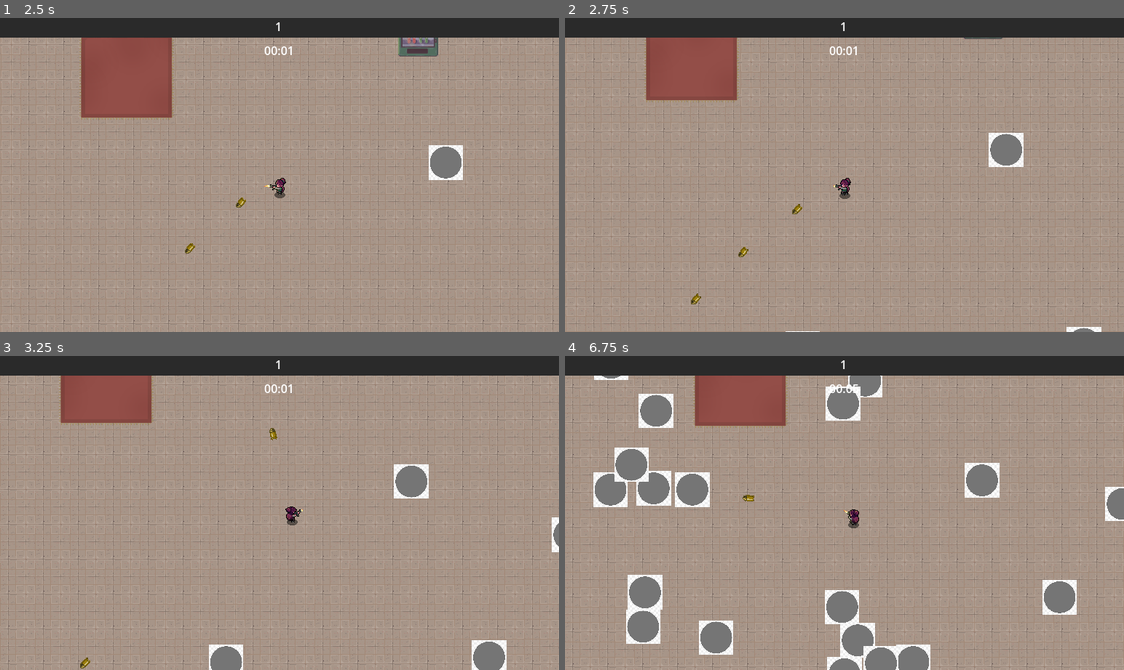
Above: before the commit, frames 1-4 (two rows, left to right).
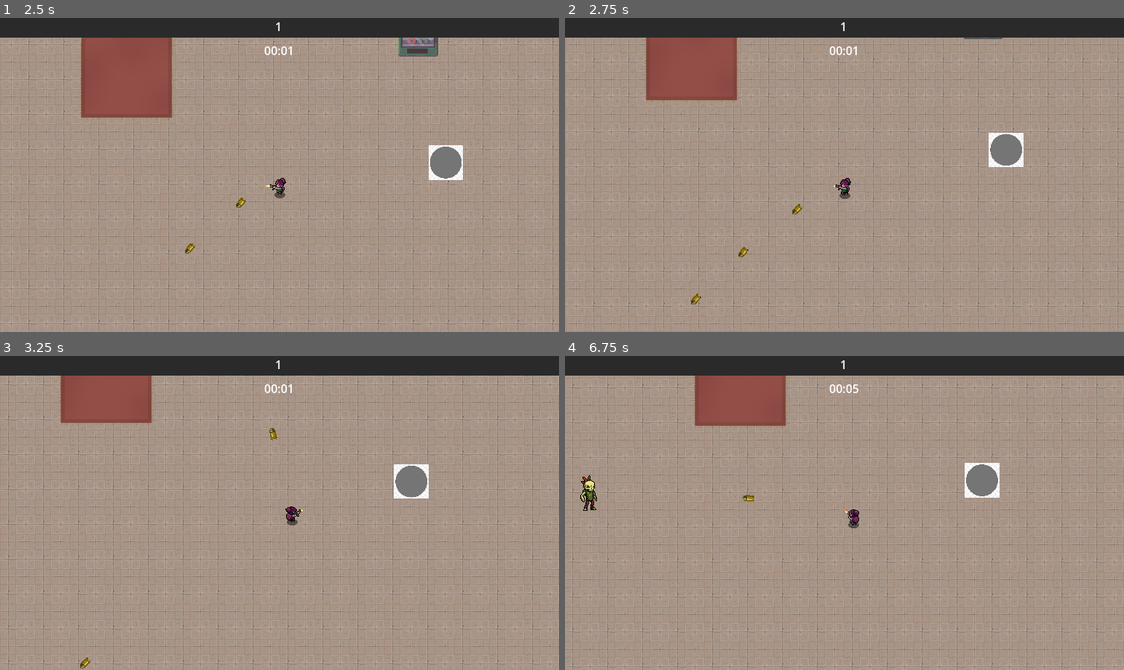
Above: after the commit, the same moments.

Repository: Sylvvs/CoopPuzzle
Game: Godot game, scene res://scenes/logic/scene_handler.tscn
Same seed, same stepped clock (60 frames per second), same inputs: the game is played once before the commit and once after it. The engine's default icon, where the game draws it, is replaced by a stand-in: a white triangle on a blue panel in a dark square.
Inputs (mouse positions are in pixels of both pictures, inside the frame that each line leads up to):
- Up to frame 1 (2.5 s): tap Enter at 0.5 s; move the mouse to (402, 159) at 0.52 s; hold D (right) 0.53-1.25 s; click (402, 159) at 0.6 s; click "X" at 1.25 s; move the mouse to (167, 190) at 2.02 s; hold S (down) from 2.03 s (still down); tap E (interact) at 2.1 s
- Up to frame 2 (2.75 s): keep holding S (down)
- Up to frame 3 (3.25 s): move the mouse to (335, 443) at 2.77 s; release S (down) at 2.78 s; hold D (right) from 2.78 s (still down); click (335, 443) at 2.85 s
- Up to frame 4 (6.75 s): move the mouse to (816, 575) at 3.52 s; release D (right) at 3.53 s; hold W (up) 3.53-4.28 s; tap E (interact) at 3.6, 5.1, 6.6 s; move the mouse to (1012, 560) at 4.27 s; hold A (left) 4.28-5.78 s; click (1012, 560) at 4.35 s; move the mouse to (676, 465) at 5.02 s; move the mouse to (872, 513) at 5.77 s; hold S (down) 5.78-6.53 s; click (872, 513) at 5.85 s; move the mouse to (760, 434) at 6.52 s; hold D (right) from 6.53 s (still down)

Frame 1 is identical in both runs. In frame 2, 0.1% of the frame differs, in the area x 39-96%, y 98-100%; in frame 3, 1.2%; in frame 4, 9.9%, in the area x 2-100%, y 6-100%.

Commit message:
xp things

Diff:
--- a/scenes/player.gd
+++ b/scenes/player.gd
@@ -78,7 +78,7 @@
 func level_up():
 	level += 1
 	xp -= level_up_requirement
-	level_up_requirement *= level_up_scaling
+	level_up_requirement = level ** level_up_scaling
 	if level % 5 == 0 and not level > 20:
 		var graph_name = functions[(level/5)-1]
 		graph.load_graph(graph_name, func_params[graph_name])
--- a/scenes/testlevel.tscn
+++ b/scenes/testlevel.tscn
@@ -9,8 +9,10 @@
 [ext_resource type="PackedScene" uid="uid://f451jspvsyb4" path="res://scenes/player.tscn" id="7_bx6wm"]
 [ext_resource type="Script" uid="uid://bj24gumcic2lt" path="res://scripts/interacts/default.gd" id="7_fljaa"]
 [ext_resource type="PackedScene" uid="uid://bjgqwnsi6fr2k" path="res://enemies/test_enemy.tscn" id="10_o40l3"]
+[ext_resource type="PackedScene" uid="uid://mvmpgwlg7orv" path="res://enemies/skeleton_dude.tscn" id="12_2bxju"]
 [ext_resource type="PackedScene" uid="uid://db5x82tfp6clh" path="res://scenes/enemyspawner.tscn" id="12_ifqpo"]
 [ext_resource type="Script" uid="uid://mfnrh5v2f7jc" path="res://scripts/enemy_info.gd" id="13_2bxju"]
+[ext_resource type="PackedScene" uid="uid://dyxofys7wsice" path="res://enemies/moth_dragon_man.tscn" id="13_uows2"]
 
 [sub_resource type="TileSetAtlasSource" id="TileSetAtlasSource_ifqpo"]
 texture = ExtResource("1_hyqgw")
@@ -7179,19 +7181,20 @@
 [sub_resource type="CircleShape2D" id="CircleShape2D_bx6wm"]
 radius = 80.0
 
-[sub_resource type="Resource" id="Resource_sc3w5"]
-script = ExtResource("13_2bxju")
-time_end = 60
-enemy = ExtResource("10_o40l3")
-enemy_num = 1
-enemy_spawn_delay = 1
-metadata/_custom_type_script = "uid://mfnrh5v2f7jc"
-
 [sub_resource type="Resource" id="Resource_uows2"]
 script = ExtResource("13_2bxju")
 time_end = 20
-enemy = ExtResource("10_o40l3")
-enemy_num = 10
+enemy = ExtResource("12_2bxju")
+enemy_num = 1
+metadata/_custom_type_script = "uid://mfnrh5v2f7jc"
+
+[sub_resource type="Resource" id="Resource_jyu13"]
+script = ExtResource("13_2bxju")
+time_start = 15
+time_end = 10000
+enemy = ExtResource("13_uows2")
+enemy_num = 5
+enemy_spawn_delay = 5
 metadata/_custom_type_script = "uid://mfnrh5v2f7jc"
 
 [node name="Node2D" type="Node2D"]
@@ -7219,4 +7222,4 @@
 position = Vector2(723, 241)
 
 [node name="EnemySpawner" parent="." instance=ExtResource("12_ifqpo")]
-spawns = Array[ExtResource("13_2bxju")]([SubResource("Resource_sc3w5"), SubResource("Resource_uows2")])
+spawns = Array[ExtResource("13_2bxju")]([SubResource("Resource_uows2"), SubResource("Resource_jyu13")])
Not shown: 1 places in scenes/testlevel.tscn that only renumber resources
